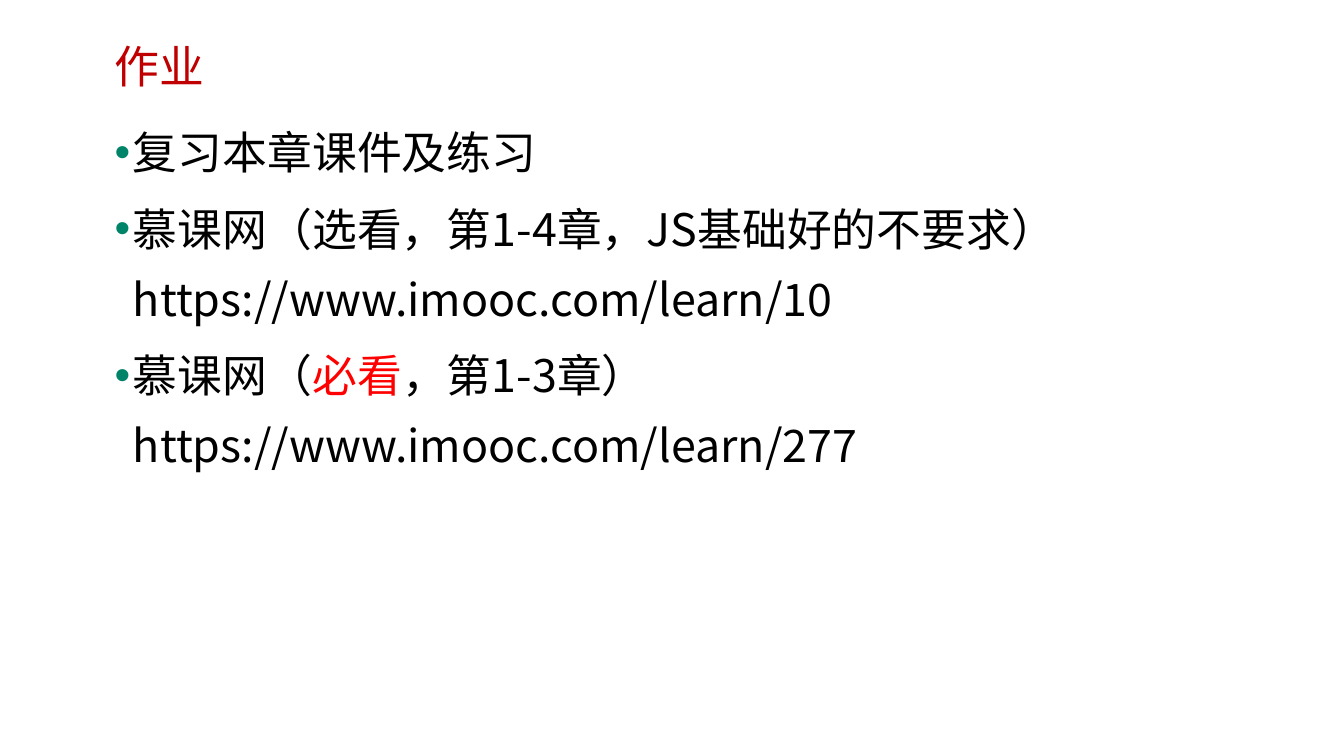
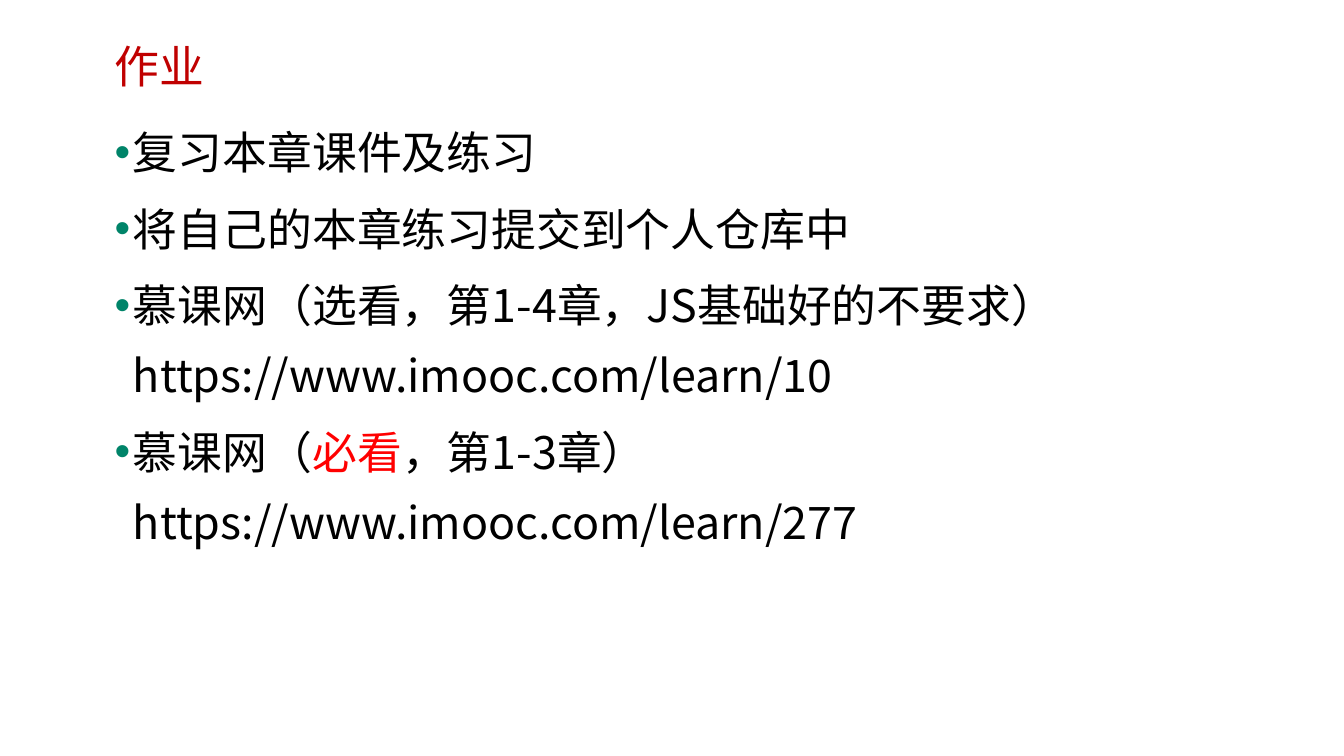
Before and after one commit to edu2act/course-javascript-advanced, a slide deck: slide 14 of 课程PPT/06.JS逻辑运算符进阶.pptx. Drawn at 1344x756 pixels with LibreOffice and Linux fonts; fonts in the diff are those of the drawing; background and template pictures are left out. Boxes give left, top, right and bottom in pixels: in the first picture for what was removed or moved away, otherwise in the second. Text is boxed around its words. In the diff, an @@ line names an element or a change of style, - is before the commit and + after.

```diff
--- a/课程PPT/06.JS逻辑运算符进阶.pptx
+++ b/课程PPT/06.JS逻辑运算符进阶.pptx
@@ text at [133, 208, 850, 250]: paragraph added @@
+• 将自己的本章练习提交到个人仓库中
```
Also in this commit, not shown: 5 other files.
